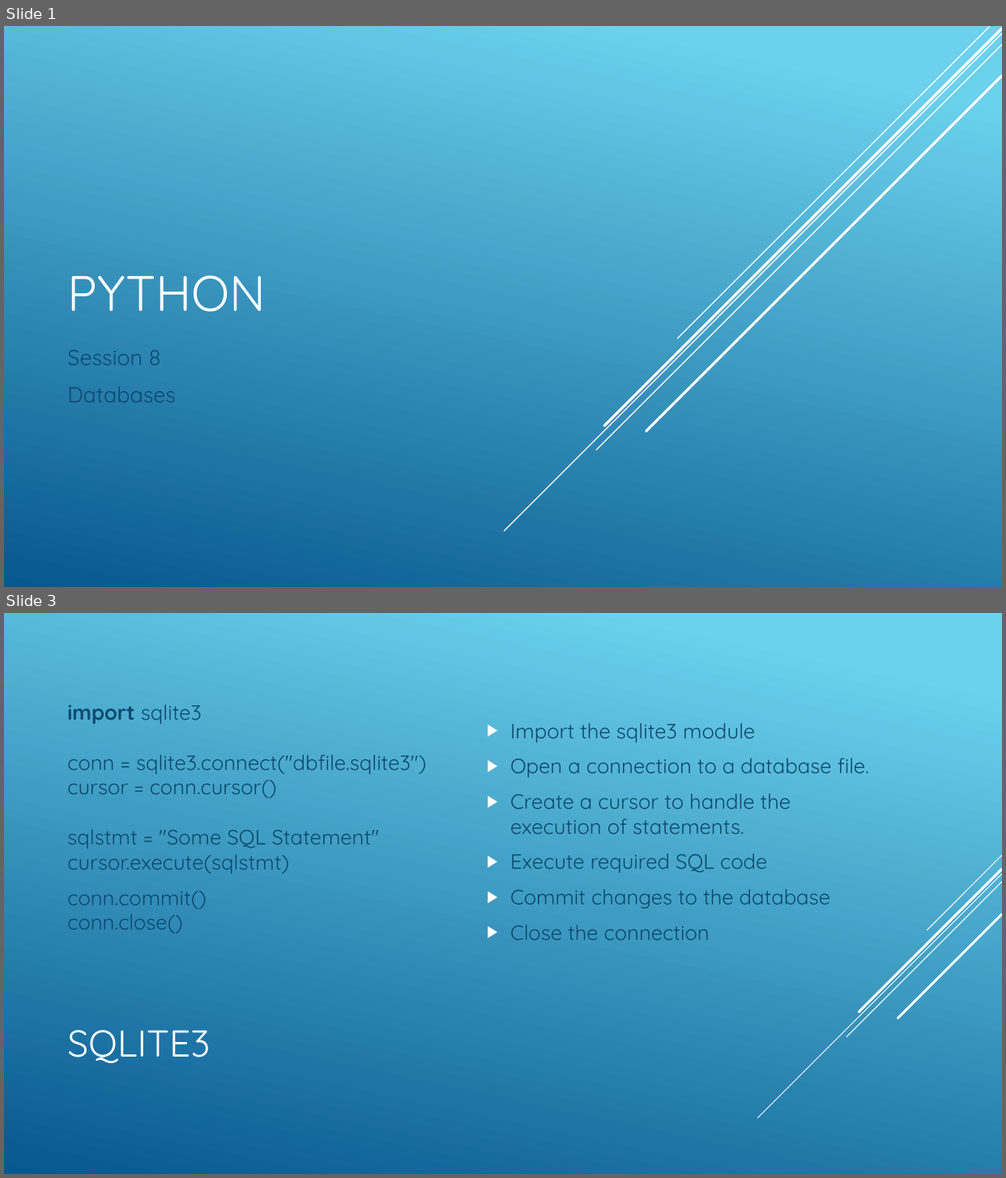
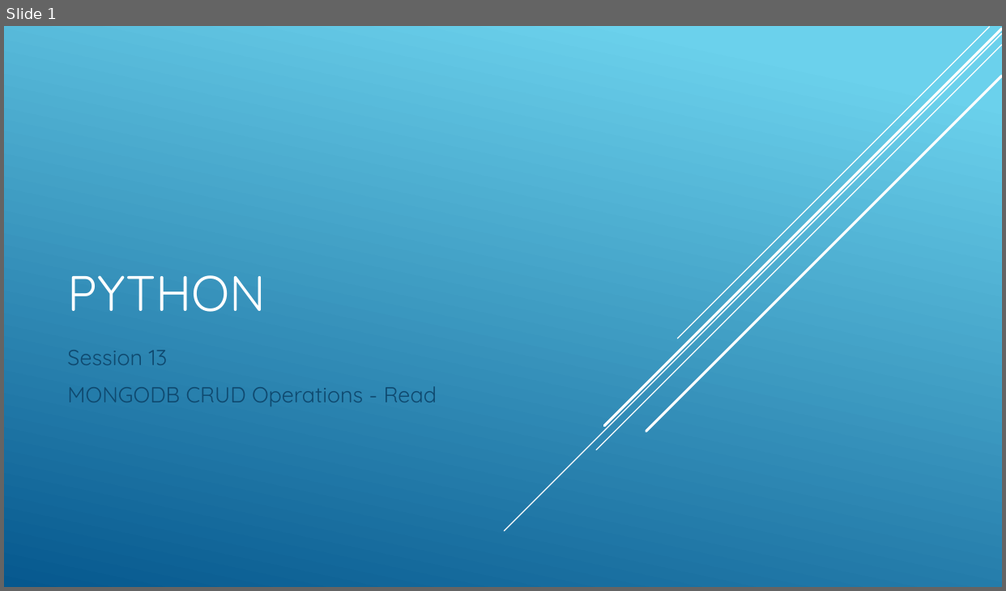
Before and after one commit to cabarca01/PythonDojo, a slide deck: slides/klasse13.pptx. Shown one above the other, each under a label of ours: slides 1 and 3 before the commit, slide 1 after it; the slides between them are not shown. The pictures are 1006x1178 and 1006x591 pixels, drawn with LibreOffice and Linux fonts; fonts in the diff are those of the drawing. Boxes give left, top, right and bottom in pixels: in the first picture for what was removed or moved away, otherwise in the second. Text is boxed around its words. In the diff, an @@ line names an element or a change of style, - is before the commit and + after.

Commit message:
Lesson 13: MongoDB - Read Operations part 1

```diff
--- a/slides/klasse13.pptx
+++ b/slides/klasse13.pptx
@@ slide 3 removed at (4,613,1002,1174), background gradient #6ED2EB to #06588E @@
@@ text removed at (67,705,426,934) @@
-import sqlite3
-conn = sqlite3.connect("dbfile.sqlite3")
-cursor = conn.cursor()
-sqlstmt = "Some SQL Statement"
-cursor.execute(sqlstmt)
-conn.commit()
-conn.close()
@@ text removed at (510,723,869,940) @@
-▶ Import the sqlite3 module
-▶ Open a connection to a database file.
-▶ Create a cursor to handle the execution of statements.
-▶ Execute required SQL code
-▶ Commit changes to the database
-▶ Close the connection
@@ group removed at (758,855,1002,1118): 5 lines @@
@@ title removed at (67,1030,210,1063) @@
-SQLITE3
@@ slide 1 changed as well @@
@@ subtitle at (67,350,437,407): text changed @@
-Session 8
-Databases
+Session 13
+MONGODB CRUD Operations - Read
```
Also in this commit, not shown: 13 slides added, 2 other slides removed, 14 other files.
